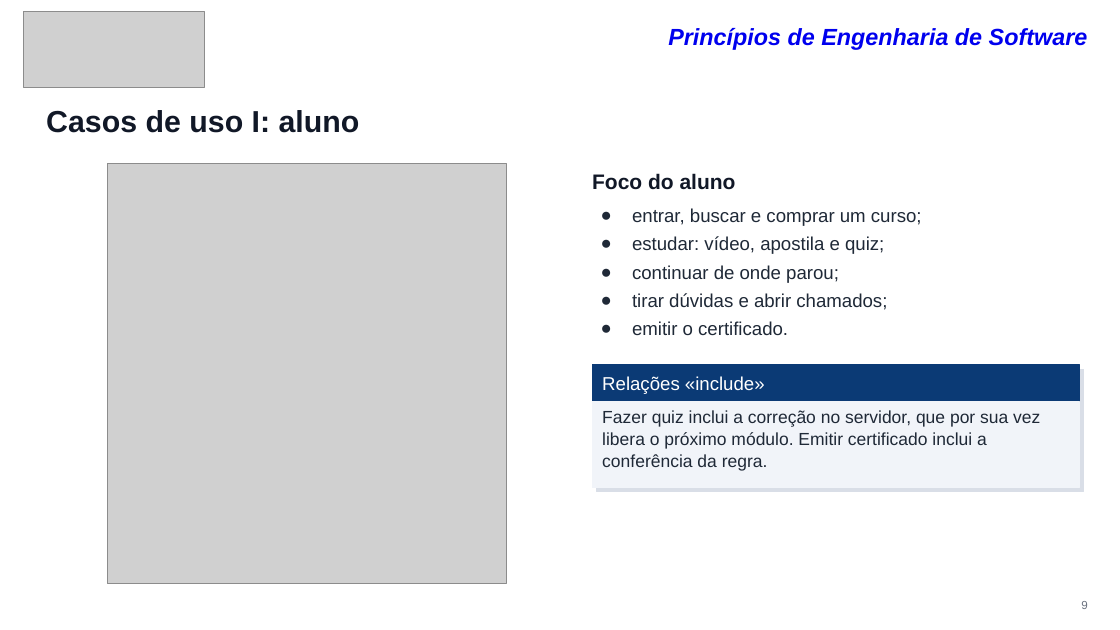
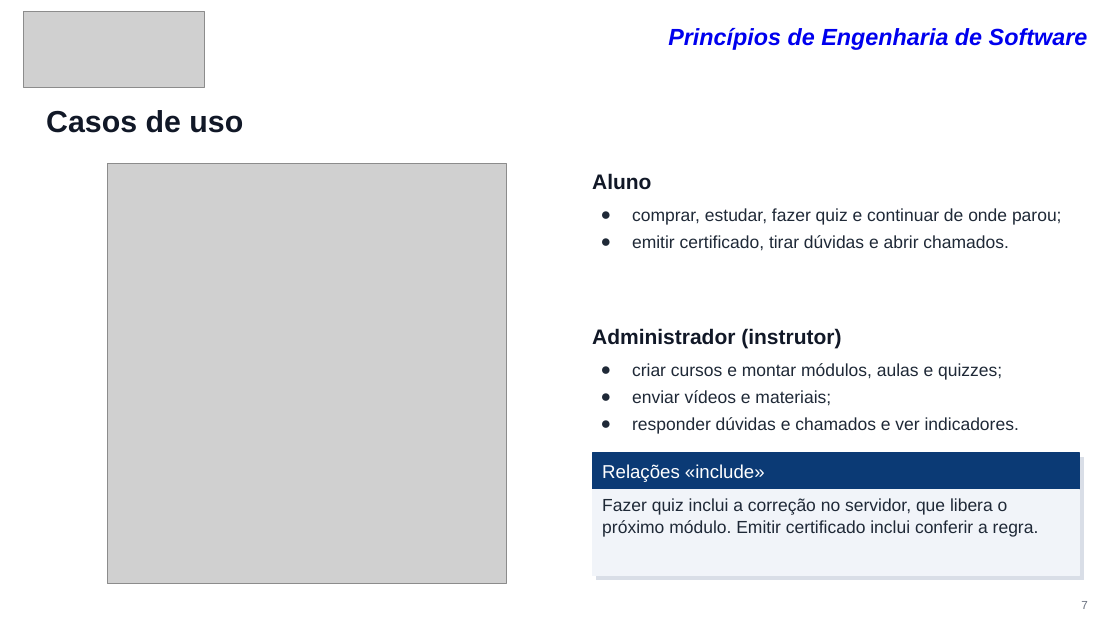
Before and after one commit to caiobento7/plataforma_cursos, a slide deck: slide 7 of docs/entrega/CursoLab-apresentacao.pptx (slide 9 before the commit). Drawn at 1120x630 pixels with LibreOffice and Linux fonts; fonts in the diff are those of the drawing; grey boxes stand for pictures. Boxes give left, top, right and bottom in pixels: in the first picture for what was removed or moved away, otherwise in the second. Text is boxed around its words. In the diff, an @@ line names an element or a change of style, - is before the commit and + after.

```diff
--- a/docs/entrega/CursoLab-apresentacao.pptx
+++ b/docs/entrega/CursoLab-apresentacao.pptx
@@ text at box(46, 110, 243, 133): text changed @@
-Casos de uso I: aluno
+Casos de uso
@@ text at box(592, 173, 651, 190): text changed @@
-Foco do aluno
+Aluno
@@ text at box(632, 208, 1062, 251): text changed; size 16 to 15 pt @@
-● entrar, buscar e comprar um curso;
-● estudar: vídeo, apostila e quiz;
-● continuar de onde parou;
-● tirar dúvidas e abrir chamados;
-● emitir o certificado.
+● comprar, estudar, fazer quiz e continuar de onde parou;
+● emitir certificado, tirar dúvidas e abrir chamados.
@@ text added at box(592, 328, 841, 349), 18 pt, text #111827, bold @@
+Administrador (instrutor)
@@ rectangle removed at box(592, 365, 1080, 402) @@
@@ text added at box(632, 363, 1019, 434), 15 pt, text #1F2937 @@
+● criar cursos e montar módulos, aulas e quizzes;
+● enviar vídeos e materiais;
+● responder dúvidas e chamados e ver indicadores.
@@ rectangle: place and size @@
-rectangle at box(592, 402, 1080, 487)
+rectangle at box(592, 453, 1080, 490)
@@ rectangle at box(592, 453, 1080, 490): fill #F1F4F9 to #0B3A75; outline #F1F4F9 1 pt to #0B3A75 1 pt @@
@@ rectangle: place and size @@
-rectangle at box(597, 369, 1084, 492)
+rectangle at box(597, 457, 1084, 580)
@@ text "Relações «include»": place and size @@
-text "Relações «include»" at box(602, 376, 765, 394)
+text "Relações «include»" at box(602, 464, 765, 482)
@@ rectangle added at box(592, 490, 1080, 576), fill #F1F4F9, outline #F1F4F9 1 pt @@
@@ text at box(602, 498, 1039, 537): text changed @@
-Fazer quiz inclui a correção no servidor, que por sua vez libera o próximo módulo. Emitir certificado inclui a conferência da regra.
+Fazer quiz inclui a correção no servidor, que libera o próximo módulo. Emitir certificado inclui conferir a regra.
@@ text at box(1081, 601, 1087, 609): text changed @@
-9
+7
```
Also in this commit, not shown: 18 other slides changed, 8 slides added, 5 slides removed, 14 other files.
